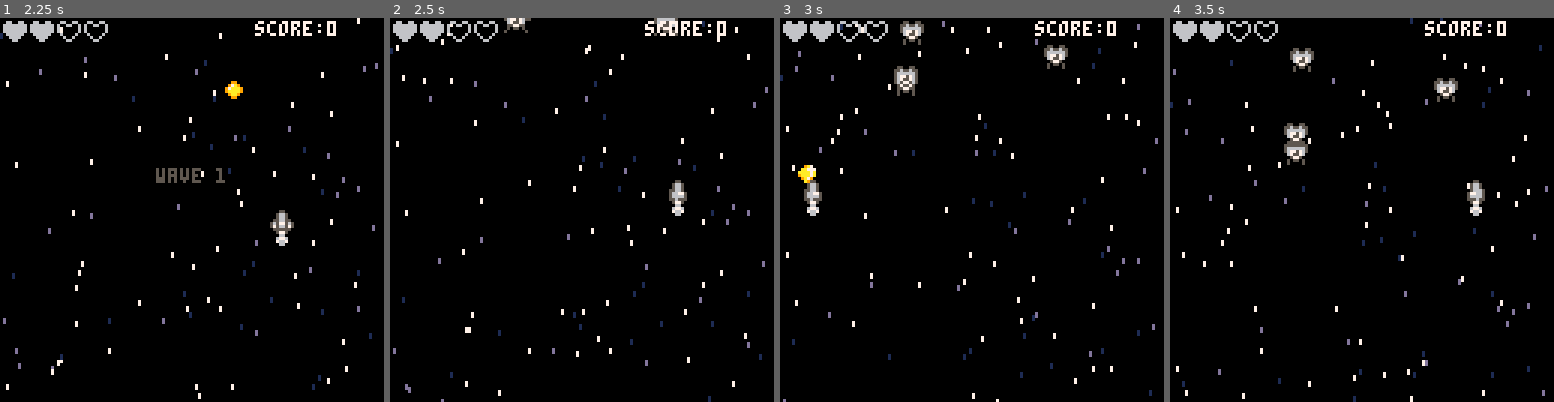
Above: before the commit, frames 1-4 (left to right).
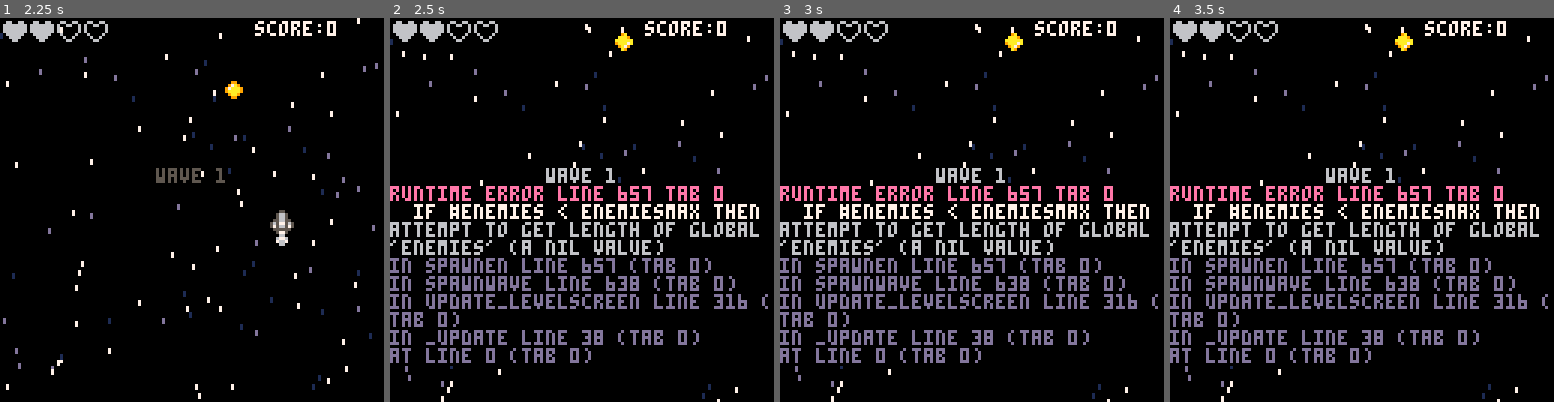
Above: after the commit, the same moments.

Repository: thorty/pico8_shmup
Game: PICO-8 cartridge myshmup2.p8
Same seed, same stepped clock (60 frames per second), same inputs: the game is played once before the commit and once after it.
Inputs:
- Up to frame 1 (2.25 s): tap X (X key) at 0.33, 1.07, 1.85 s; tap O (Z key) at 0.7, 1.7, 2.1 s; hold Right 1.6-2.1 s; hold Up from 2.15 s (still down)
- Up to frame 2 (2.5 s): release Up at 2.42 s; hold Right from 2.47 s (still down)
- Up to frame 3 (3 s): keep holding Right; tap O (Z key) at 2.5, 2.9 s; tap X (X key) at 2.97 s
- Up to frame 4 (3.5 s): release Right at 3.03 s; hold Left from 3.08 s (still down); tap O (Z key) at 3.3 s

Frame 1 is identical in both runs. In frame 2, 14% of the frame differs, in the area x 0-99%, y 0-100%; in frame 3, 15%; in frame 4, 15%.
Error after the commit: runtime error line 657 tab 0; if #enemies < enemiesmax then; attempt to get length of global 'enemies' (a nil value)

Commit message:
fixing button mashing

Diff:
--- a/enemies.lua
+++ b/enemies.lua
@@ -1,6 +1,5 @@
 --add enemies and random place
 function spawnwave()
-	enemies={}
 	enemiesmax=4
 --	wave=5
 	if wave==1 then
@@ -21,8 +20,6 @@
 
 --add enemies and random place
 function spawnen(entype)
-
-	enemies={}
 
 	for i=1,enemiesmax do
 		if #enemies < enemiesmax then
